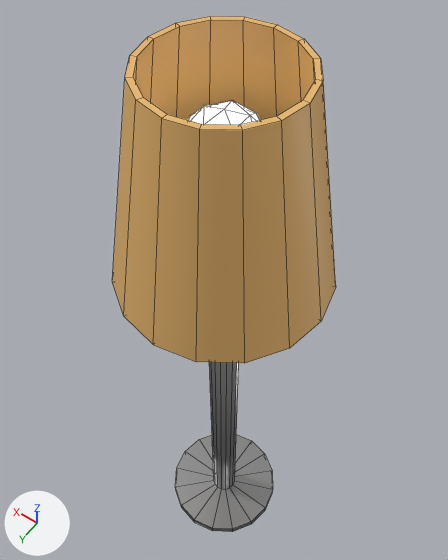
One commit to the Blender file Final project/models.blend: the scene before it, then after it.
Camera for both pictures: a 50 mm camera at (-1.1, 1.54, 5.19) aimed at (0.22, -0.31, 2.28). Every picture has the same lights, and +X, +Y and +Z are marked at lower left. Mesh edges are drawn as thin lines. The same objects are shown in both versions, whatever each file hides.

The first picture shows 'Lamp'.
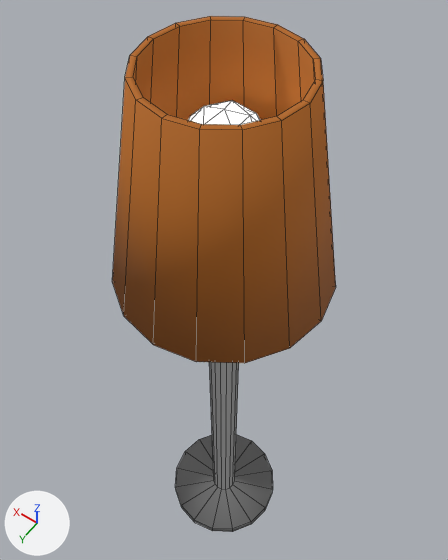
Location of each change, [x1, y1, x2, y2] in pixels of the pictures (448 x 560 px):
'Lamp', recoloured, shading changed
    both: [112, 16, 336, 530]
part 1 of me_cylinder, shading changed
    both: [112, 16, 336, 532]

What changed in the scene script:
```text
Change mat_room_floor:
    mat_room_floor.base_color: (0.817, 0.477, 0.158) -> (0.46, 0.136, 0.00995)  # orange #e9b86f -> orange #b56719
Change me_cylinder:
    where me_cylinder.from_pydata(...)  # 170 vertices, 194 faces; spans x -0.54..0.54, y -0.54..0.54, z 0.0..3.95
    used by ob_lamp; location = (0.0, 0.0, 0.0)
    me_cylinder part 1: edges marked sharp go from 96 to 0
```
